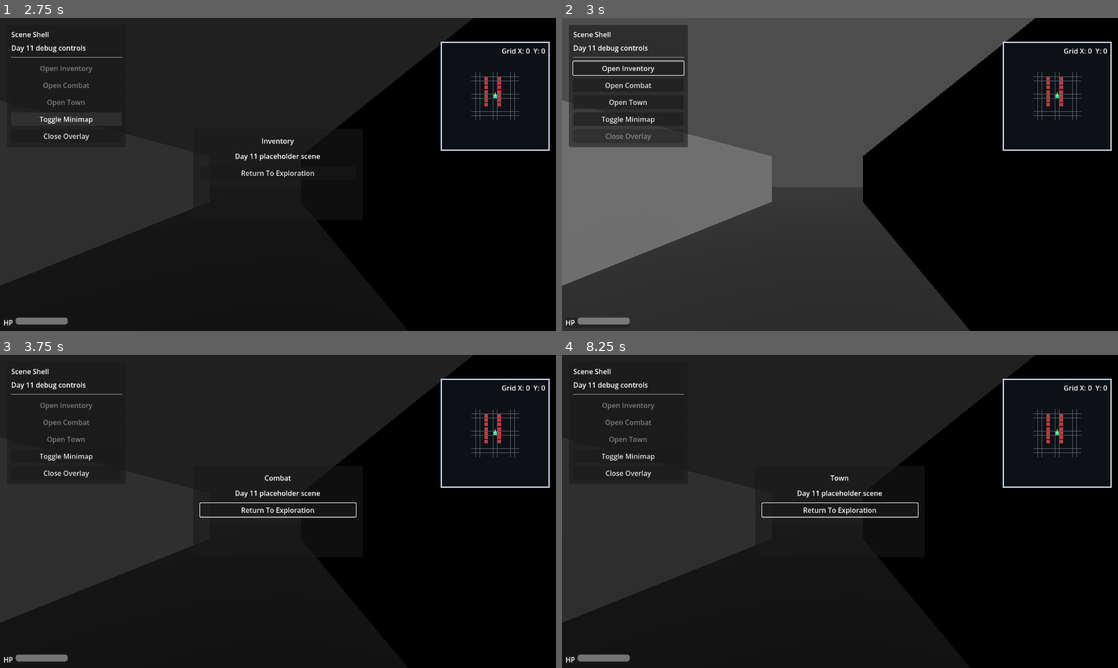
Above: before the commit, frames 1-4 (two rows, left to right).
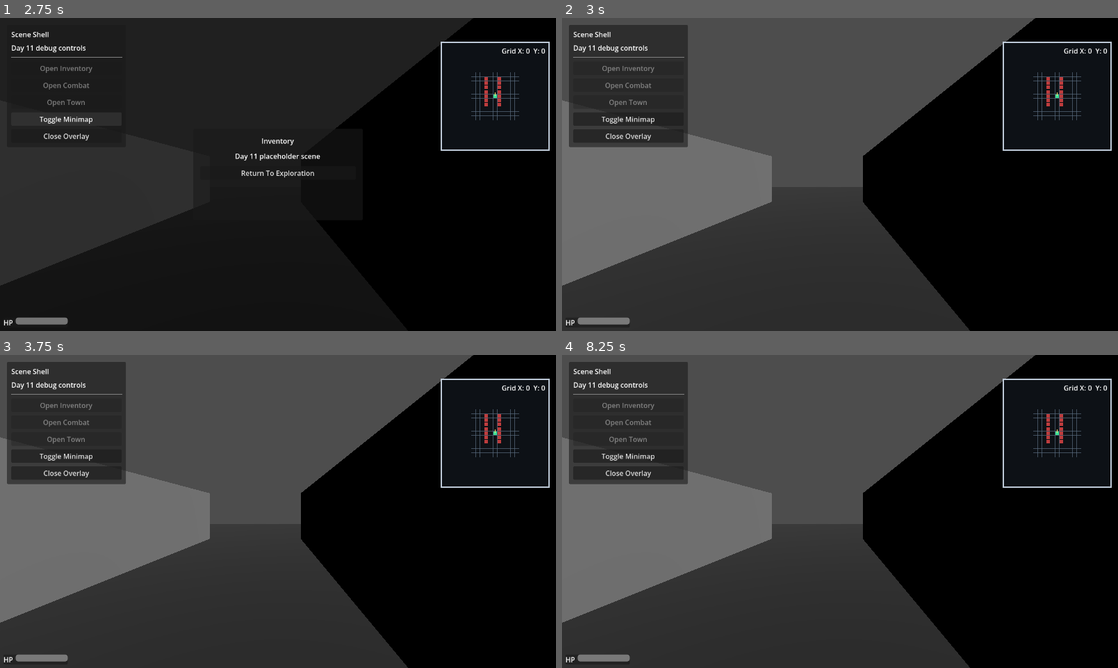
Above: after the commit, the same moments.

Repository: adamico/blobber-godot
Game: Godot game, scene res://scenes/title/title_screen.tscn
The game is run twice, just before and just after one commit, with the same random seed, the same clock (stepped at 60 frames per second) and the same inputs.
Inputs (mouse positions are in pixels of both pictures, inside the frame that each line leads up to):
- Up to frame 1 (2.75 s): click "Start Game" at 0.5 s; click "Open Inventory" at 1.25 s; click "Toggle Minimap" at 2 s
- Up to frame 2 (3 s): click "Return To Exploration" at 2.75 s
- Up to frame 3 (3.75 s): click (66, 420) at 3.5 s, where only the run before the commit has a clickable "Open Combat"
- Up to frame 4 (8.25 s): move the mouse to (962, 495) at 4.27 s; hold D (move_right) 4.28-5 s; hold C (open_combat) 4.28-5 s; click (962, 495) at 4.42 s; tap T (open_town) at 4.55, 6.05, 7.55 s; drag from (728, 527) to (812, 574) at 5.02 s; move the mouse to (895, 442) at 5.77 s; hold D (move_right) 5.78-6.5 s; hold C (open_combat) 5.78-6.5 s; drag from (812, 574) to (673, 464) at 6.52 s; move the mouse to (1006, 558) at 7.27 s; hold A (move_left) 7.28-8 s; hold Shift 7.28-8 s; tap Escape (close_overlay) at 7.9 s; click (628, 439) at 8 s, where only the run before the commit has a clickable "Open Town"

Frame 1 is identical in both runs. In frame 2, 0.4% of the frame differs, in the area x 1-22%, y 13-40%; in frame 3, 57%; in frame 4, 57%, in the area x 0-86%, y 0-100%.

Commit message:
feat(modules): add scene initializer, overlay, grid, encounter, and run outcome modules

Diff:
--- a/scenes/world/main.gd
+++ b/scenes/world/main.gd
@@ -32,6 +32,8 @@
 const GAME_STATE_GAMEOVER_FAILURE := &"gameover_failure"
 const GAME_STATE_GAMEOVER_SUCCESS := &"gameover_success"
 const NODE_PLAYER := "Player"
+const NODE_SCENE_INITIALIZER_MODULE := "SceneInitializerModule"
+const NODE_OVERLAY_MODULE := "OverlayModule"
 const NODE_OVERLAY_MOUNT := "OverlayLayer/OverlayMount"
 const NODE_DEBUG_PANEL := "OverlayLayer/DebugPanel"
 const NODE_GRID_COORDS_LABEL := "OverlayLayer/MinimapOverlay/GridCoordsLabel"
@@ -44,13 +46,13 @@
 const ENEMY_GROUP := &"grid_enemies"
 
 var _occupancy: GridOccupancyMap
-var _active_overlay: Control
-var _active_overlay_kind: StringName = StringName()
 var _overlay_scene_paths: Dictionary = {}
 var _game_state_machine: GameStateMachine
 var _run_is_resolved := false
 
 var _player: Player
+var _scene_initializer_module: WorldSceneInitializerModule
+var _overlay_module: WorldOverlayModule
 var _overlay_mount: Control
 var _debug_panel: Control
 var _grid_coords_label: Label
@@ -66,9 +68,9 @@
 func _ready() -> void:
 	_resolve_world_nodes()
 	_rebuild_overlay_registry()
+	_configure_overlay_module()
 	_setup_game_state_machine()
-	_add_light()
-	_add_floor()
+	_add_world_environment()
 	apply_movement_preset(active_movement_preset)
 
 	# Defer to ensure all children (including Player) have finished _ready().
@@ -87,6 +89,8 @@
 
 func _resolve_world_nodes() -> void:
 	_player = get_node_or_null(NODE_PLAYER) as Player
+	_scene_initializer_module = get_node_or_null(NODE_SCENE_INITIALIZER_MODULE) as WorldSceneInitializerModule
+	_overlay_module = get_node_or_null(NODE_OVERLAY_MODULE) as WorldOverlayModule
 	_overlay_mount = get_node_or_null(NODE_OVERLAY_MOUNT) as Control
 	_debug_panel = get_node_or_null(NODE_DEBUG_PANEL) as Control
 	_grid_coords_label = get_node_or_null(NODE_GRID_COORDS_LABEL) as Label
@@ -106,6 +110,28 @@
 		OVERLAY_VICTORY: overlay_victory_scene_path,
 		OVERLAY_DEFEAT: overlay_defeat_scene_path,
 	}
+	if _overlay_module != null:
+		_overlay_module.set_overlay_scene_paths(_overlay_scene_paths)
+
+
+func _configure_overlay_module() -> void:
+	if _overlay_module == null:
+		return
+
+	_overlay_module.configure(_overlay_mount, _overlay_scene_paths)
+	if not _overlay_module.restart_requested.is_connected(_on_overlay_restart_requested):
+		_overlay_module.restart_requested.connect(_on_overlay_restart_requested)
+	if not _overlay_module.return_to_title_requested.is_connected(_on_overlay_return_to_title_requested):
+		_overlay_module.return_to_title_requested.connect(_on_overlay_return_to_title_requested)
+
+
+func _add_world_environment() -> void:
+	if _scene_initializer_module != null:
+		_scene_initializer_module.add_environment(self)
+		return
+
+	_add_light()
+	_add_floor()
 
 
 func _unhandled_input(event: InputEvent) -> void:
@@ -137,11 +163,13 @@
 
 
 func has_active_overlay() -> bool:
-	return is_instance_valid(_active_overlay)
+	return _overlay_module != null and _overlay_module.has_active_overlay()
 
 
 func active_overlay_kind() -> StringName:
-	return _active_overlay_kind
+	if _overlay_module == null:
+		return StringName()
+	return _overlay_module.active_overlay_kind()
 
 
 func open_inventory_overlay() -> void:
@@ -164,37 +192,17 @@
 	if not allow_non_gameplay and not is_gameplay_state_active():
 		return
 
-	if _overlay_mount == null:
-		return
-
-	if _active_overlay_kind == kind and has_active_overlay():
-		return
-
-	_close_overlay_internal(false)
-
-	var scene := _scene_for_overlay(kind)
-	if scene == null:
-		return
-
-	var overlay := scene.instantiate() as Control
-	if overlay == null:
-		return
-
-	_overlay_mount.add_child(overlay)
-	if overlay.has_signal("close_requested"):
-		overlay.connect("close_requested", _on_overlay_close_requested)
-	if overlay.has_signal("restart_requested"):
-		overlay.connect("restart_requested", _on_overlay_restart_requested)
-	if overlay.has_signal("return_to_title_requested"):
-		overlay.connect("return_to_title_requested", _on_overlay_return_to_title_requested)
-
-	_active_overlay = overlay
-	_active_overlay_kind = kind
+	if _overlay_module == null:
+		return
+
+	if _overlay_module.active_overlay_kind() == kind and has_active_overlay():
+		return
+
+	if not _overlay_module.open_overlay(kind):
+		return
+
 	_set_exploration_active(false)
 	_refresh_debug_buttons()
-
-	if overlay.has_method("request_overlay_focus"):
-		overlay.call_deferred("request_overlay_focus")
 
 
 func close_active_overlay() -> void:
@@ -374,7 +382,8 @@
 
 func _apply_state_side_effects() -> void:
 	if is_gameplay_state_active():
-		if _active_overlay_kind == OVERLAY_VICTORY or _active_overlay_kind == OVERLAY_DEFEAT:
+		var current_overlay_kind := active_overlay_kind()
+		if current_overlay_kind == OVERLAY_VICTORY or current_overlay_kind == OVERLAY_DEFEAT:
 			_close_overlay_internal(false)
 		if not has_active_overlay():
 			_set_exploration_active(true)
@@ -434,21 +443,9 @@
 	target.blocked_bump_distance = source.blocked_bump_distance
 	target.blocked_bump_duration = source.blocked_bump_duration
 
-
-func _scene_for_overlay(kind: StringName) -> PackedScene:
-	var scene_path := String(_overlay_scene_paths.get(kind, ""))
-	if scene_path.is_empty():
-		return null
-
-	return load(scene_path) as PackedScene
-
-
 func _close_overlay_internal(restore_exploration: bool) -> void:
-	if has_active_overlay():
-		_active_overlay.queue_free()
-
-	_active_overlay = null
-	_active_overlay_kind = StringName()
+	if _overlay_module != null:
+		_overlay_module.close_overlay()
 
 	if restore_exploration:
 		_set_exploration_active(true)
@@ -456,10 +453,6 @@
 			_btn_open_inventory.call_deferred("grab_focus")
 
 	_refresh_debug_buttons()
-
-
-func _on_overlay_close_requested() -> void:
-	close_active_overlay()
 
 
 func _on_overlay_restart_requested() -> void:
--- a/scenes/world/main.tscn
+++ b/scenes/world/main.tscn
@@ -5,6 +5,12 @@
 [ext_resource type="Resource" uid="uid://bpsbwt82uliw4" path="res://resources/movement_config.tres" id="3_tt8nk"]
 [ext_resource type="MeshLibrary" uid="uid://bxgdx6gy414a7" path="res://resources/mesh_library/simple_mesh_library.tres" id="4_6r0uj"]
 [ext_resource type="Script" uid="uid://c7krl4pwfdtn5" path="res://scenes/overlays/minimap_overlay.gd" id="5_1h5vq"]
+[ext_resource type="Script" path="res://scenes/world/modules/world_overlay_module.gd" id="6_75n3u"]
+[ext_resource type="Script" path="res://scenes/world/modules/world_scene_initializer_module.gd" id="7_tk6wu"]
+[ext_resource type="Script" path="res://scenes/world/modules/world_grid_module.gd" id="8_aln2x"]
+[ext_resource type="Script" path="res://scenes/world/modules/world_encounter_module.gd" id="9_obv6f"]
+[ext_resource type="Script" path="res://scenes/world/modules/world_run_outcome_module.gd" id="10_q8k5u"]
+[ext_resource type="Script" path="res://scenes/world/modules/world_ui_module.gd" id="11_jv3ce"]
 
 [node name="Main" type="Node3D" unique_id=1276884268]
 script = ExtResource("1_wbupf")
@@ -23,6 +29,24 @@
 "cells": PackedInt32Array(1, 0, 393216, 65534, 0, 393216, 65534, 65534, 393216, 65534, 65535, 393216, 1, 65535, 393216, 1, 65534, 393216, 1, 65533, 393216, 65534, 65533, 393216, 65534, 65532, 393216, 1, 65532, 393216, 65534, 1, 393216, 65534, 2, 393216, 1, 2, 393216, 1, 1, 393216)
 }
 metadata/_editor_floor_ = Vector3(0, 0, 0)
+
+[node name="OverlayModule" type="Node" parent="."]
+script = ExtResource("6_75n3u")
+
+[node name="SceneInitializerModule" type="Node" parent="."]
+script = ExtResource("7_tk6wu")
+
+[node name="GridModule" type="Node" parent="."]
+script = ExtResource("8_aln2x")
+
+[node name="EncounterModule" type="Node" parent="."]
+script = ExtResource("9_obv6f")
+
+[node name="RunOutcomeModule" type="Node" parent="."]
+script = ExtResource("10_q8k5u")
+
+[node name="UIModule" type="Node" parent="."]
+script = ExtResource("11_jv3ce")
 
 [node name="OverlayLayer" type="CanvasLayer" parent="." unique_id=189560015]
 
--- /dev/null
+++ b/scenes/world/modules/world_encounter_module.gd
@@ -0,0 +1,10 @@
+extends Node
+class_name WorldEncounterModule
+
+
+func evaluate_player_action(_player, _enemies: Array) -> bool:
+	return false
+
+
+func collect_nearby_enemies(_player, _enemies: Array) -> Array:
+	return []
--- /dev/null
+++ b/scenes/world/modules/world_grid_module.gd
@@ -0,0 +1,20 @@
+extends Node
+class_name WorldGridModule
+
+var _occupancy: GridOccupancyMap
+
+
+func configure(_player_ref, _grid_map: GridMap, _wall_layer: int, _auto_align_gridmap_visual: bool) -> void:
+	pass
+
+
+func occupancy() -> GridOccupancyMap:
+	return _occupancy
+
+
+func is_player_cell_passable(_cell: Vector2i, _enemies: Array) -> bool:
+	return true
+
+
+func is_enemy_cell_passable(_enemy, _cell: Vector2i, _enemies: Array) -> bool:
+	return true
--- /dev/null
+++ b/scenes/world/modules/world_overlay_module.gd
@@ -0,0 +1,104 @@
+extends Node
+class_name WorldOverlayModule
+
+signal restart_requested
+signal return_to_title_requested
+signal overlay_opened(kind: StringName)
+signal overlay_closed(previous_kind: StringName)
+
+var _overlay_mount: Control
+var _overlay_scene_paths: Dictionary = {}
+var _active_overlay: Control
+var _active_overlay_kind: StringName = StringName()
+
+
+func configure(overlay_mount: Control, overlay_scene_paths: Dictionary) -> void:
+	_overlay_mount = overlay_mount
+	_overlay_scene_paths = overlay_scene_paths.duplicate(true)
+
+
+func set_overlay_scene_paths(overlay_scene_paths: Dictionary) -> void:
+	_overlay_scene_paths = overlay_scene_paths.duplicate(true)
+
+
+func has_active_overlay() -> bool:
+	return is_instance_valid(_active_overlay)
+
+
+func active_overlay_kind() -> StringName:
+	return _active_overlay_kind
+
+
+func open_overlay(kind: StringName) -> bool:
+	if _overlay_mount == null:
+		return false
+
+	if _active_overlay_kind == kind and has_active_overlay():
+		return false
+
+	_close_internal()
+
+	var scene := _scene_for_overlay(kind)
+	if scene == null:
+		return false
+
+	var overlay := scene.instantiate() as Control
+	if overlay == null:
+		return false
+
+	_overlay_mount.add_child(overlay)
+	if overlay.has_signal("close_requested"):
+		overlay.connect("close_requested", _on_overlay_close_requested)
+	if overlay.has_signal("restart_requested"):
+		overlay.connect("restart_requested", _on_overlay_restart_requested)
+	if overlay.has_signal("return_to_title_requested"):
+		overlay.connect("return_to_title_requested", _on_overlay_return_to_title_requested)
+
+	_active_overlay = overlay
+	_active_overlay_kind = kind
+	overlay_opened.emit(kind)
+
+	if overlay.has_method("request_overlay_focus"):
+		overlay.call_deferred("request_overlay_focus")
+
+	return true
+
+
+func close_overlay() -> bool:
+	if not has_active_overlay():
+		return false
+
+	_close_internal()
+	return true
+
+
+func _scene_for_overlay(kind: StringName) -> PackedScene:
+	var scene_path := String(_overlay_scene_paths.get(kind, ""))
+	if scene_path.is_empty():
+		return null
+
+	return load(scene_path) as PackedScene
+
+
+func _close_internal() -> void:
+	var previous_kind := _active_overlay_kind
+	if has_active_overlay():
+		_active_overlay.queue_free()
+
+	_active_overlay = null
+	_active_overlay_kind = StringName()
+
+	if previous_kind != StringName():
+		overlay_closed.emit(previous_kind)
+
+
+func _on_overlay_close_requested() -> void:
+	close_overlay()
+
+
+func _on_overlay_restart_requested() -> void:
+	restart_requested.emit()
+
+
+func _on_overlay_return_to_title_requested() -> void:
+	return_to_title_requested.emit()
--- /dev/null
+++ b/scenes/world/modules/world_run_outcome_module.gd
@@ -0,0 +1,29 @@
+extends Node
+class_name WorldRunOutcomeModule
+
+signal success_reached
+signal failure_reached
+
+@export var enable_cell_end_conditions := true
+@export var success_goal_cell := Vector2i(2, -2)
+@export var failure_goal_cell := Vector2i(-2, 2)
+
+var _run_is_resolved := false
+
+
+func reset_run() -> void:
+	_run_is_resolved = false
+
+
+func evaluate(_cell: Vector2i) -> void:
+	if not enable_cell_end_conditions or _run_is_resolved:
+		return
+
+	if _cell == success_goal_cell:
+		_run_is_resolved = true
+		success_reached.emit()
+		return
+
+	if _cell == failure_goal_cell:
+		_run_is_resolved = true
+		failure_reached.emit()
--- /dev/null
+++ b/scenes/world/modules/world_scene_initializer_module.gd
@@ -0,0 +1,49 @@
+extends Node
+class_name WorldSceneInitializerModule
+
+
+func add_environment(root: Node3D) -> void:
+	_add_light(root)
+	_add_floor(root)
+
+
+func _add_light(root: Node3D) -> void:
+	var light := DirectionalLight3D.new()
+	light.rotation_degrees = Vector3(-50, 45, 0)
+	light.light_energy = 1.2
+	root.add_child(light)
+
+
+func _add_floor(root: Node3D) -> void:
+	var mesh_instance := MeshInstance3D.new()
+	mesh_instance.name = "DebugFloor"
+
+	var plane := PlaneMesh.new()
+	plane.size = Vector2(20, 20)
+	plane.subdivide_depth = 9
+	plane.subdivide_width = 9
+	mesh_instance.mesh = plane
+
+	var mat := StandardMaterial3D.new()
+	mat.albedo_color = Color(0.35, 0.35, 0.35)
+	mat.albedo_texture = _make_grid_texture()
+	mesh_instance.material_override = mat
+
+	root.add_child(mesh_instance)
+
+
+func _make_grid_texture() -> ImageTexture:
+	var size := 64
+	var img := Image.create(size, size, false, Image.FORMAT_RGB8)
+	img.fill(Color(0.35, 0.35, 0.35))
+
+	for x in range(size):
+		img.set_pixel(x, 0, Color(0.15, 0.15, 0.15))
+		img.set_pixel(x, size - 1, Color(0.15, 0.15, 0.15))
+
+	for y in range(size):
+		img.set_pixel(0, y, Color(0.15, 0.15, 0.15))
+		img.set_pixel(size - 1, y, Color(0.15, 0.15, 0.15))
+
+	var tex := ImageTexture.create_from_image(img)
+	return tex
--- /dev/null
+++ b/scenes/world/modules/world_ui_module.gd
@@ -0,0 +1,14 @@
+extends Node
+class_name WorldUIModule
+
+
+func configure(_player_ref, _debug_panel: Control, _grid_coords_label: Label, _minimap_overlay: Control) -> void:
+	pass
+
+
+func refresh_grid_coordinates_overlay(_cell: Vector2i = Vector2i.ZERO) -> void:
+	pass
+
+
+func refresh_minimap_overlay(_cell: Vector2i = Vector2i.ZERO) -> void:
+	pass
Not shown, added: scenes/world/modules/world_encounter_module.gd.uid
Not shown, added: scenes/world/modules/world_grid_module.gd.uid
Not shown, added: scenes/world/modules/world_overlay_module.gd.uid
Not shown, added: scenes/world/modules/world_run_outcome_module.gd.uid
Not shown, added: scenes/world/modules/world_scene_initializer_module.gd.uid
Not shown, added: scenes/world/modules/world_ui_module.gd.uid
